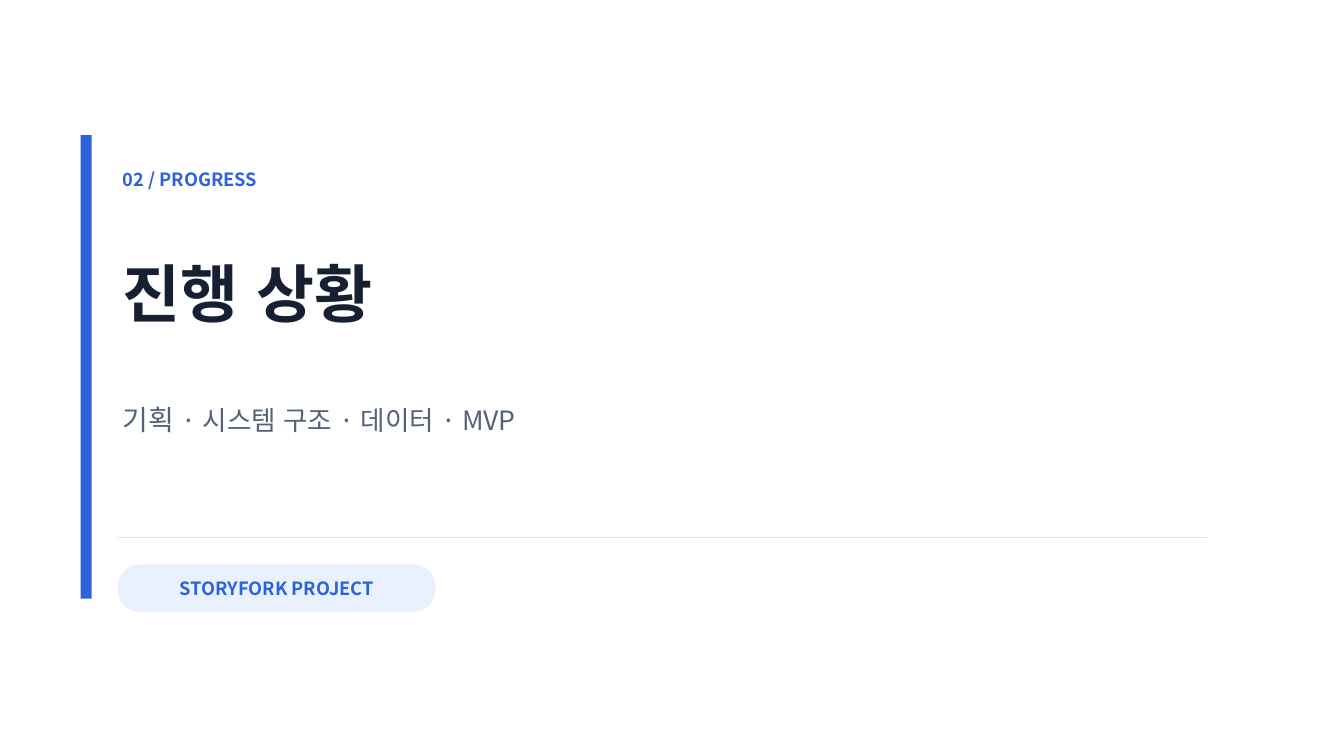
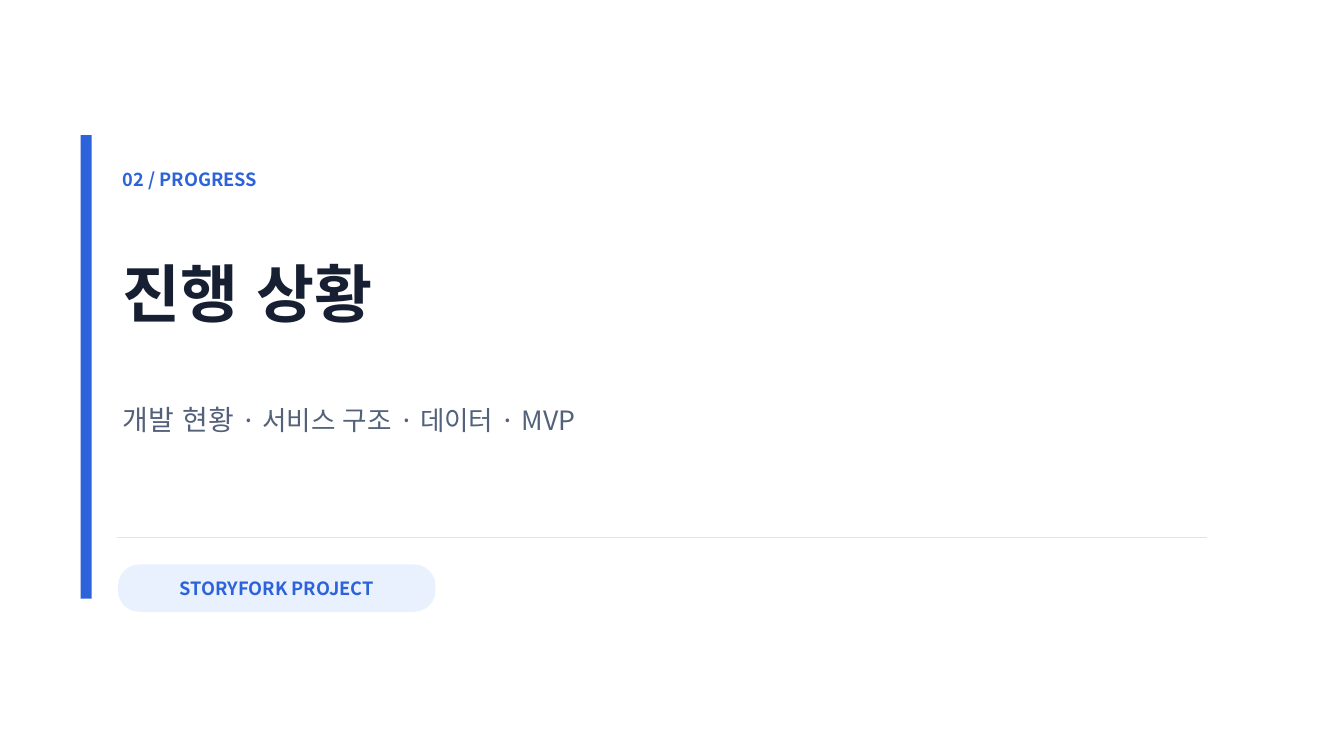
Before and after one commit to SKNETWORKS-FAMILY-AICAMP/SKN34-FINAL-4TEAM, a slide deck: slide 10 of docs/deliverables/SKN34-final-4Team_중간발표.pptx. Drawn at 1344x756 pixels with LibreOffice and Linux fonts; fonts in the diff are those of the drawing. Boxes give left, top, right and bottom in pixels: in the first picture for what was removed or moved away, otherwise in the second. Text is boxed around its words. In the diff, an @@ line names an element or a change of style, - is before the commit and + after.

```diff
--- a/docs/deliverables/SKN34-final-4Team_중간발표.pptx
+++ b/docs/deliverables/SKN34-final-4Team_중간발표.pptx
@@ text at (123, 406, 576, 432): text changed @@
-기획 · 시스템 구조 · 데이터 · MVP
+개발 현황 · 서비스 구조 · 데이터 · MVP
```
Also in this commit, not shown: 5 other slides changed.
